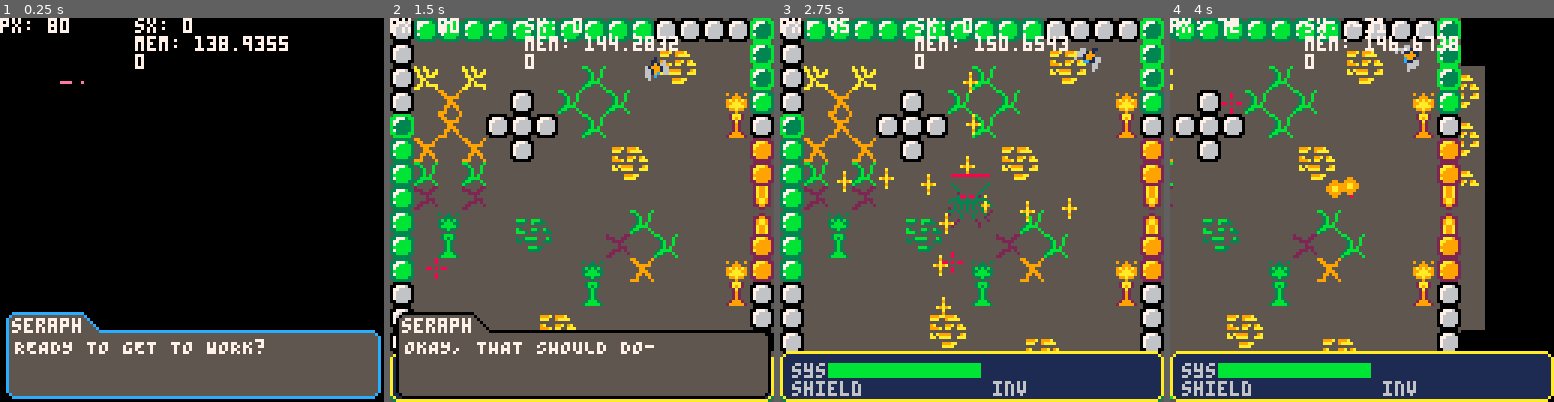
Above: before the commit, frames 1-4 (left to right).
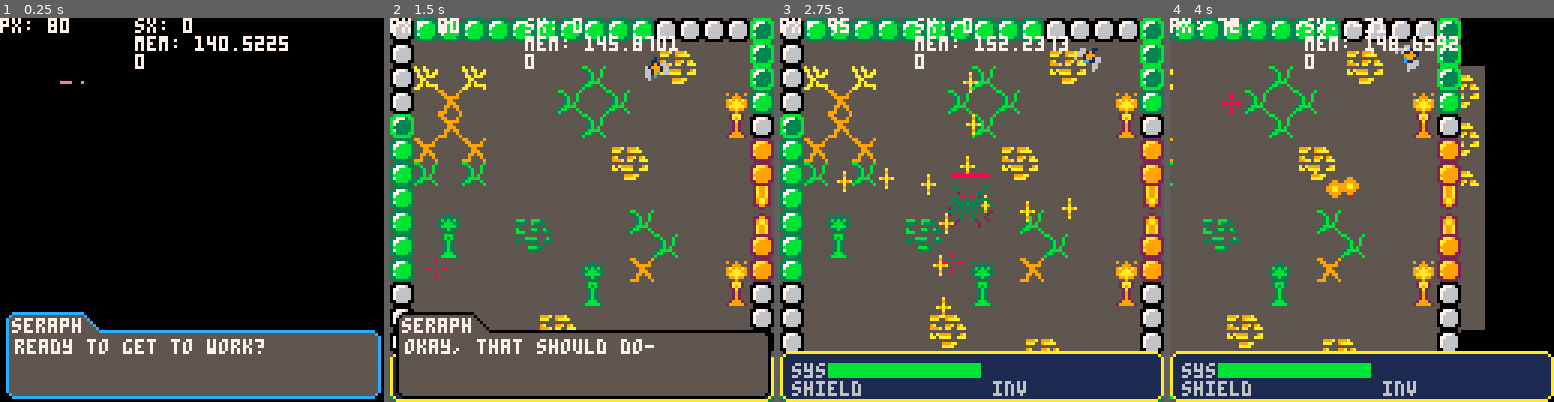
Above: after the commit, the same moments.

Repository: kbrewington/Negation
Game: PICO-8 cartridge negation.p8
Two runs of this game, one before a commit and one after it. Both use one fixed random seed, a clock stepped at 60 frames per second and the inputs below.
Inputs (mouse positions are in pixels of both pictures, inside the frame that each line leads up to):
- Up to frame 1 (0.25 s): no input
- Up to frame 2 (1.5 s): tap X (X key) at 0.33, 1.07 s; click (670, 121) at 0.67 s; tap O (Z key) at 0.7 s; click (436, 267) at 1.22 s
- Up to frame 3 (2.75 s): hold Right 1.6-2.1 s; tap O (Z key) at 1.7, 2.1, 2.5 s; click (887, 114) at 1.77 s; tap X (X key) at 1.85 s; hold Up 2.15-2.42 s; click (952, 259) at 2.32 s; hold Right from 2.47 s (still down)
- Up to frame 4 (4 s): click (1404, 106) at 2.87 s; tap O (Z key) at 2.9, 3.3, 3.7 s; tap X (X key) at 2.97 s; release Right at 3.03 s; hold Left 3.08-3.58 s; click (1465, 256) at 3.42 s; hold Down 3.63-3.97 s; click (1231, 102) at 3.97 s

The runs differ from the first frame. In frame 1, 0.6% of the frame differs, in the area x 3-72%, y 4-88%; in frame 2, 2.9%, in the area x 3-75%, y 4-88%; in frame 3, 2.4%; in frame 4, 2.1%.

Commit message:
updated how enemy and player projectiles are handled

Diff:
--- a/negation.p8
+++ b/negation.p8
@@ -161,15 +161,10 @@
                   if distance(e, player) >= e.shoot_distance then
                     e.update_xy()
                   else
-                    local plyrx = player.x - e.x
-                    local plyry = player.y - e.y
-                    e.angle = ((atan2(plyry, plyrx) * 360)+180)%360
-                    if e.angle <= 0 then
-                      e.angle = (e.angle + 360)%360
-                    end
+                    e.angle = angle_btwn(player.x+5, player.y+5, e.x, e.y)
                     e.bullet_count = e.bullet_count + 1
                     if e.bullet_count%e.bullet_spread == 0 then
-                      add(enemy_bullets, bullet(e.x, e.y, e.angle, 130, false))
+                      add(enemy_bullets, bullet(e.x, e.y, e.angle, 133, false))
                       e.bullet_count = e.bullet_count + 1
                     end
                   end
@@ -317,6 +312,9 @@
 end
 
 function bullet_collision(sp, b)
+  if sp == player then
+    return (b.x > sp.x+4+5 or b.x+4 < sp.x+5 or b.y > sp.y+4+5 or b.y+4<sp.y+5) == false
+  end
   return (b.x > sp.x+4 or b.x+4 < sp.x or b.y > sp.y+4 or b.y+4<sp.y) == false
 end
 
@@ -410,13 +408,32 @@
 end
 
 --[[
+  get angle between two objects
+  args:
+    coordinates to object: tx, ty
+    coordinates from object: fx, fy
+]]
+function angle_btwn(tx, ty, fx, fy)
+  local diffx = tx - fx
+  local diffy = ty - fy
+  local angle = ((atan2(diffy, diffx) * 360) + 180)%360
+  if angle <= 0 then
+    angle = (angle + 360)%360
+  end
+  return angle
+end
+
+--[[
   shoot: create bullet objects and add them to the 'bullets' table
 ]]
 function shoot(x, y, a, spr, friendly)
   if friendly then
-    local bx = x - 6*sin(player.angle/360)
-    local by = y - 6*cos(player.angle/360)
-    add(player_bullets, bullet(bx, by, a, spr, friendly))
+    local offx = player.x + 5
+    local offy = player.y + 5
+    local ang = angle_btwn((stat(32) - 3), (stat(33) - 3), offx, offy)
+    offx = offx - 8*sin(ang / 360)
+    offy = offy - 8*cos(ang / 360)
+    add(player_bullets, bullet(offx, offy, ang, spr, friendly))
   else
     add(enemy_bullets, bullet(x, y, a, spr, friendly))
   end
@@ -665,7 +682,7 @@
   -- start game
   seraph = {}
   seraph.brd_color = 12
-  seraph.text = "READY TO GET TO WORK?"
+  seraph.text = "ready to get to work?"
   drawdialog = true -- show seraph's dialog
   wait.controls = true -- stop player controls
   yield()
@@ -673,7 +690,7 @@
   titlescreen = true -- stop showing titlescreen
 
   seraph = {} -- reset seraph table to defaults
-  seraph.text = "ALRIGHT, I SEE A DOOR. GIVE MEA MINUTE AND I'LL TRY AND OPENIT."
+  seraph.text = "alright, i see a door. give mea minute and i'll try and openit."
   drawdialog = true -- show seraph's dialog
   wait.controls = true -- stop player controls
   yield()
@@ -703,13 +720,13 @@
   spawn_enemies = false
 
   seraph = {}
-  seraph.text = "OKAY, THAT SHOULD DO-"
+  seraph.text = "okay, that should do-"
   drawdialog = true
   wait.controls = true
   yield()
 
   seraph = {}
-  seraph.text = "OKAY, THAT SHOULD DO- WAIT    WHAT'S THAT?"
+  seraph.text = "okay, that should do- wait    what's that?"
   drawdialog = true
   wait.controls = true
   yield()
@@ -957,7 +974,7 @@
     elseif not wait.controls then
       player.b_count = player.b_count + 1
       if player.b_count%player.bullet_spread == 0 then
-        shoot(player.x, player.y, player.angle, 133, true)
+        shoot(player.x, player.y, player.angle, 2, true)
       end
     end
   end --end z button
@@ -1097,7 +1114,7 @@
     end
 
     if b ~= nil then
-      spr(b.sprite, b.x, b.y)
+      spr_r(b.sprite, b.x, b.y, b.angle, 1, 1)
       b.move()
     end
 
@@ -1201,22 +1218,22 @@
 00000000000000000000000053bbbb55555555aaaa555555559959950000000052a99a2500000000000000000000000000000000000000000000000000000000
 0000000000000000000000003bb355b55555555555555555559555950000000052a99a2500000000000000000000000000000000000000000000000000000000
 000000000000000000000000b355555b5555555555555555999555590000000052a99a2500000000000000000000000000000000000000000000000000000000
-00000000000000002555552253b00b35000000005bbbbbb522222222000000000000000000000000555555555555555500000000000000000000000000000000
-0ee00ee0000000002225522553b00b3507000070bb7773bb25555552000000000000000000000000555555555555555500000000000000000000000000000000
-e88ee88e000000005522225553b00b3507700770b773333b25555552000000000000000000000000555555555555555500000000000000000000000000000000
-e888888e666666605555255553b00b3578899887b733333b2555555200000000000000000000000055bbb35bbb35555500000000000000000000000000000000
-e888888e0440044055552225530bb03500899800b333333b255555520000000000000000000000005533355b3333555500000000000000000000000000000000
-0e8888e00000004455222525530bb03503088030b733333b25555552000000000000000000000000555555555555555500000000000000000000000000000000
-00e88e0000000000522555525330033500000000bb3333bb2225555200000000000000000000000055b3555bb35b355500000000000000000000000000000000
-000ee000000000002255555555533555000000005bbbbbb55522222200000000000000000000000055bbb3533553335500000000000000000000000000000000
-00088000999009995555555555555555000000000000000000000000a55a55550000000000000000555555555555555550000005000000000000000000000000
-00066000967766695555555555533555000000000000000000000000aa5aa55a000000000000000055353bbbb555b35500777600000000000000000000000000
-000660009766666955555555533003350000000000000000000000005a55a5aa0000000000000000553353333553335507766660000000000000000000000000
-000660009666665955555555530bb0350000000000000000000000005aa5aaa50000000000000000555555555555555507666660000000000000000000000000
-000660000966669055555555530bb03500000000000000000000000055aa55550000000000000000555555bbb335555507666660000000000000000000000000
-00866800096665905555555553b00b3500000000000000000000000055a5a5550000000000000000555555333355555507666660000000000000000000000000
-08866880009559005555555553b00b350000000000000000000000005aa5aaaa0000000000000000555555555555555500666600000000000000000000000000
-00000000000990005555555553b00b35000000000000000000000000aa55555a0000000000000000555555555555555550000005000000000000000000000000
+00000000000000000000000053b00b35000000005bbbbbb522222222000000000000000000000000555555555555555500000000000000000000000000000000
+0ee00ee0000000000000000053b00b3507000070bb7773bb25555552000000000000000000000000555555555555555500000000000000000000000000000000
+e88ee88e000000000000000053b00b3507700770b773333b25555552000000000000000000000000555555555555555500000000000000000000000000000000
+e888888e666666600a0000a053b00b3578899887b733333b2555555200000000000000000000000055bbb35bbb35555500000000000000000000000000000000
+e888888e0440044000000000530bb03500899800b333333b255555520000000000000000000000005533355b3333555500000000000000000000000000000000
+0e8888e00000004400000000530bb03503088030b733333b25555552000000000000000000000000555555555555555500000000000000000000000000000000
+00e88e0000000000000000005330033500000000bb3333bb2225555200000000000000000000000055b3555bb35b355500000000000000000000000000000000
+000ee000000000000000000055533555000000005bbbbbb55522222200000000000000000000000055bbb3533553335500000000000000000000000000000000
+00088000999009990000000055555555000000000000000000000000a55a55550000000000000000555555555555555550000005000000000000000000000000
+00066000967766690000000055533555000000000000000000000000aa5aa55a000000000000000055353bbbb555b35500777600000000000000000000000000
+000660009766666900000000533003350000000000000000000000005a55a5aa0000000000000000553353333553335507766660000000000000000000000000
+000660009666665900000000530bb0350000000000000000000000005aa5aaa50000000000000000555555555555555507666660000000000000000000000000
+000660000966669000000000530bb03500000000000000000000000055aa55550000000000000000555555bbb335555507666660000000000000000000000000
+00866800096665900000000053b00b3500000000000000000000000055a5a5550000000000000000555555333355555507666660000000000000000000000000
+08866880009559000000000053b00b350000000000000000000000005aa5aaaa0000000000000000555555555555555500666600000000000000000000000000
+00000000000990000000000053b00b35000000000000000000000000aa55555a0000000000000000555555555555555550000005000000000000000000000000
 00000000000000000000000000000000000000000000000000000000000000000000000000000000000000000000000000000000000000000000000000000000
 00000000000000000000000000000000000000000000000000000000000000000000000000000000000000000000000000000000000000000000000000000000
 00000000000000000000000000000000000000000000000000000000000000000000000000000000000000000000000000000000000000000000000000000000
@@ -1320,15 +1337,15 @@
 __map__
 3c060606060606060606063c3c3c3c2500000000000000000000000000000000000000000000000000000000000000000000000000000000000000000000000000000000000000000000000000000000000000000000000000000000000000000000000000000000000000000000000000000000000000000000000000000000
 3c03030303030303030303040503032500000000000000000000000000000000000000000000000000000000000000000000000000000000000000000000000000000000000000000000000000000000000000000000000000000000000000000000000000000000000000000000000000000000000000000000000000000000
-3c37033703033203130303141503032505000000000000000000000000000000000000000000000000000000000000000000000000000000000000000000000000000000000000000000000000000000000000000000000000000000000000000000000000000000000000000000000000000000000000000000000000000000
-3c031632323c3213031303030303d30615000000000000000000000000000000000000000000000000000000000000000000000000000000000000000000000000000000000000000000000000000000000000000000000000000000000000000000000000000000000000000000000000000000000000000000000000000000
-253216323c3c3c32130303030303c93c05000000000000000000000000000000000000000000000000000000000000000000000000000000000000000000000000000000000000000000000000000000000000000000000000000000000000000000000000000000000000000000000000000000000000000000000000000000
-06163216323c3232030405030303030715000000000000000000000000000000000000000000000000000000000000000000000000000000000000000000000000000000000000000000000000000000000000000000000000000000000000000000000000000000000000000000000000000000000000000000000000000000
-0613031332323232031415030303030705000000000000000000000000000000000000000000000000000000000000000000000000000000000000000000000000000000000000000000000000000000000000000000000000000000000000000000000000000000000000000000000000000000000000000000000000000000
-0622032203033203030303030303030803000000000000000000000000000000000000000000000000000000000000000000000000000000000000000000000000000000000000000000000000000000000000000000000000000000000000000000000000000000000000000000000000000000000000000000000000000000
+3c37033703030303130303141503032505000000000000000000000000000000000000000000000000000000000000000000000000000000000000000000000000000000000000000000000000000000000000000000000000000000000000000000000000000000000000000000000000000000000000000000000000000000
+3c03160303030313031303030303d30615000000000000000000000000000000000000000000000000000000000000000000000000000000000000000000000000000000000000000000000000000000000000000000000000000000000000000000000000000000000000000000000000000000000000000000000000000000
+2503160303030303130303030303c93c05000000000000000000000000000000000000000000000000000000000000000000000000000000000000000000000000000000000000000000000000000000000000000000000000000000000000000000000000000000000000000000000000000000000000000000000000000000
+0616031603030303030405030303030715000000000000000000000000000000000000000000000000000000000000000000000000000000000000000000000000000000000000000000000000000000000000000000000000000000000000000000000000000000000000000000000000000000000000000000000000000000
+0613031303030303031415030303030705000000000000000000000000000000000000000000000000000000000000000000000000000000000000000000000000000000000000000000000000000000000000000000000000000000000000000000000000000000000000000000000000000000000000000000000000000000
+0603030303030303030303030303030803000000000000000000000000000000000000000000000000000000000000000000000000000000000000000000000000000000000000000000000000000000000000000000000000000000000000000000000000000000000000000000000000000000000000000000000000000000
 0603c303032a2b03030313030303031803000000000000000000000000000000000000000000000000000000000000000000000000000000000000000000000000000000000000000000000000000000000000000000000000000000000000000000000000000000000000000000000000000000000000000000000000000000
-0603ca03033a3b03032203130303030703000000000000000000000000000000000000000000000000000000000000000000000000000000000000000000000000000000000000000000000000000000000000000000000000000000000000000000000000000000000000000000000000000000000000000000000000000000
-0632030303030303c30316030303d30703000000000000000000000000000000000000000000000000000000000000000000000000000000000000000000000000000000000000000000000000000000000000000000000000000000000000000000000000000000000000000000000000000000000000000000000000000000
+0603ca03033a3b03030303130303030703000000000000000000000000000000000000000000000000000000000000000000000000000000000000000000000000000000000000000000000000000000000000000000000000000000000000000000000000000000000000000000000000000000000000000000000000000000
+0603030303030303c30316030303d30703000000000000000000000000000000000000000000000000000000000000000000000000000000000000000000000000000000000000000000000000000000000000000000000000000000000000000000000000000000000000000000000000000000000000000000000000000000
 3c03030303030303ca0303030303c93c03000000000000000000000000000000000000000000000000000000000000000000000000000000000000000000000000000000000000000000000000000000000000000000000000000000000000000000000000000000000000000000000000000000000000000000000000000000
 3c03030303030405030303030303033c03000000000000000000000000000000000000000000000000000000000000000000000000000000000000000000000000000000000000000000000000000000000000000000000000000000000000000000000000000000000000000000000000000000000000000000000000000000
 3c03030303031415030304050303033c00000000000000000000000000000000000000000000000000000000000000000000000000000000000000000000000000000000000000000000000000000000000000000000000000000000000000000000000000000000000000000000000000000000000000000000000000000000
